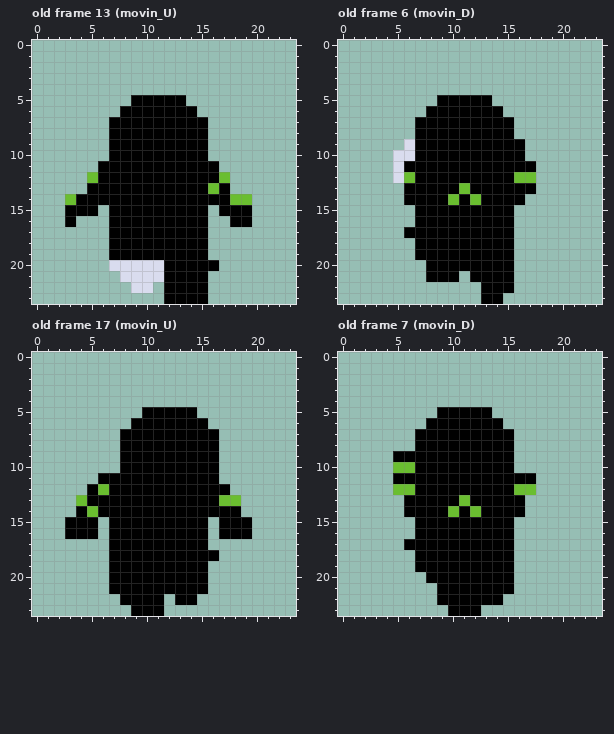
One commit to this pixel-art file: Assets/Resources/aseprite/perso1.aseprite. Above: the version before the commit.
24x24 pixels, 32 frames. Colours within 5 levels of each other are drawn and written as one. Shown: old frame 13 (movin_U), old frame 6 (movin_D), old frame 17 (movin_U), old frame 7 (movin_D). The commit also changed other frames, which this record leaves out.
After:
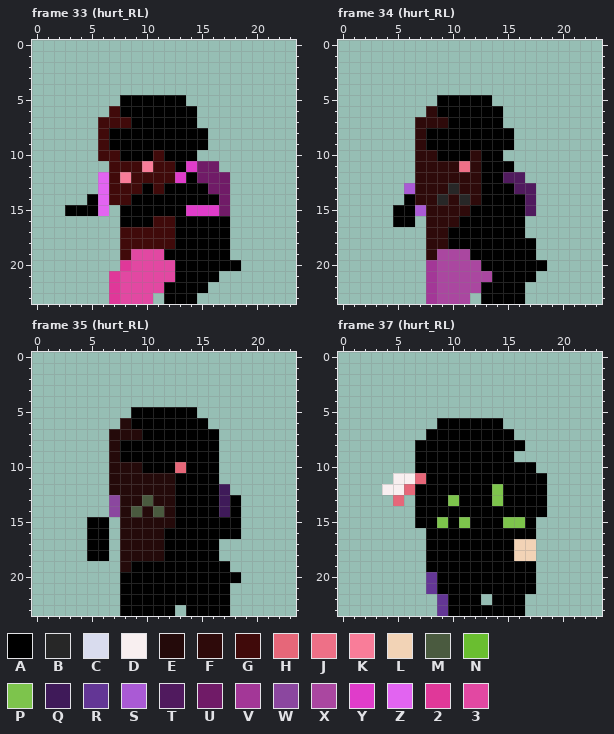
Palette (. is transparent): A #000000  B #272727  C #d9dcee  D #f8eff0  E #240a0a  F #2e0a0a  G #400a0a  H #e66779  J #ee7087  K #f97d99  L #f2d3b6  M #4a5a3f  N #6abe30  P #7dc44c  Q #3f1a59  R #633695  S #aa5ad5  T #501a5e  U #701b67  V #a33797  W #8b479f  X #aa47a0  Y #e03cca  Z #e264f1  2 #e03899  3 #e248a2
A new or re-ordered frame is compared with the old frame closest to it.
Change:
frames 32 -> 39
layer "em/em" added
layer "em" removed
Changed rows in their new state; - is an unchanged pixel.
Frame 33 (hurt_RL) is new; against old frame 13 (movin_U), layers "em/em", "Flattened":
first column x 3:
 5 -----A-----------
 6 ----G------------
 7 ---GGG------.----
 8 ---G-------------
 9 ---G-------------
10 ---GG---G---.----
11 ---.GGGKGG-YUU---
12 --.ZGKGGGGY-UUU--
13 --.ZGGG-G----UU--
14 ..-ZGG--------U..
15 ---Z.------YYYU..
16 .---.---GG---AA..
17 ----.GGGGG---AA--
18 ----.GGGGG---AA--
19 ----.G333----AA--
20 ----.23333----AA-
21 ----233333---A---
22 ----23333--------
23 ----2333----.----
Frame 34 (hurt_RL) is new; against old frame 6 (movin_D), layers "em/em", "Flattened":
first column x 5:
 6 ---F----------
 7 --FFF-----.---
 8 --F-----------
 9 -.F--------.--
10 ..FF---F--..--
11 ..FFFFJF---..-
12 ..FFFFFF--TT.-
13 -SFFFBFF---TT-
14 --FFBFBF----T-
15 AASFFFF----AT-
16 AA.FFF-----A--
17 -..FF------A--
18 --.FF------AA-
19 --.FXXX----AA-
20 ---VXXXX---AAA
21 ---VXXXXX--AA-
22 ---VXXXX---A--
23 ---VXXX---AA--
Frame 35 (hurt_RL) is new; against old frame 17 (movin_U), layers "em/em", "Flattened":
first column x 3:
 5 ------A----------
 6 -----E-----------
 7 ----EEE----------
 8 ----E------------
 9 ----E------------
10 ----EEE---H------
11 ---.EEEEEE-------
12 --..EEEEEE----Q--
13 -...WEEMEE----QA-
14 -...WEMEME----Q--
15 ..-A.EEEEE---A--.
16 ..-A.EEEE----A--.
17 --AA.EEEE----A---
18 --AA.EEEE--------
19 ----.E-------AA--
20 ----.--------AAA-
21 ----.--------AA--
22 ---------A--AAA--
23 -----A---A-AAAA--
Frame 37 (hurt_RL) is new; against old frame 7 (movin_D), layers "em/em", "Flattened":
first column x 4:
 5 -----.....-----
 6 ----.----------
 7 ---.-----------
 8 ------------A--
 9 -..------------
10 -..---------AA-
11 -DDH----------A
12 DDH-------P-AAA
13 -H.---PA--P--AA
14 --.---A-A----AA
15 -----P-P---PPA-
16 ---.--------AA-
17 --..--------LL-
18 ---.--------LL-
19 ---.--------AA-
20 ----R-------AA-
21 ----R-------AA-
22 -----R---.-AA--
23 -----R---AAAA--
Changed places in both pictures, as pixel boxes (x1, y1, x2, y2):
changed: (65, 95, 252, 304)
changed: (393, 106, 547, 304)
changed: (65, 407, 252, 616)
changed: (382, 407, 547, 616)
